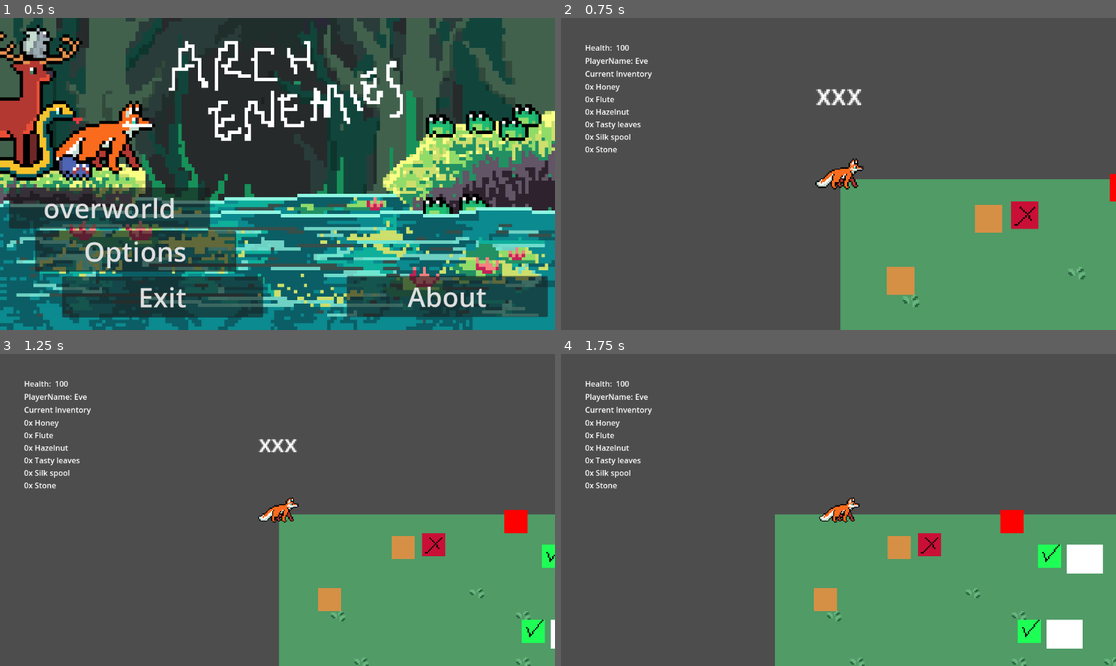
Above: before the commit, frames 1-4 (two rows, left to right).
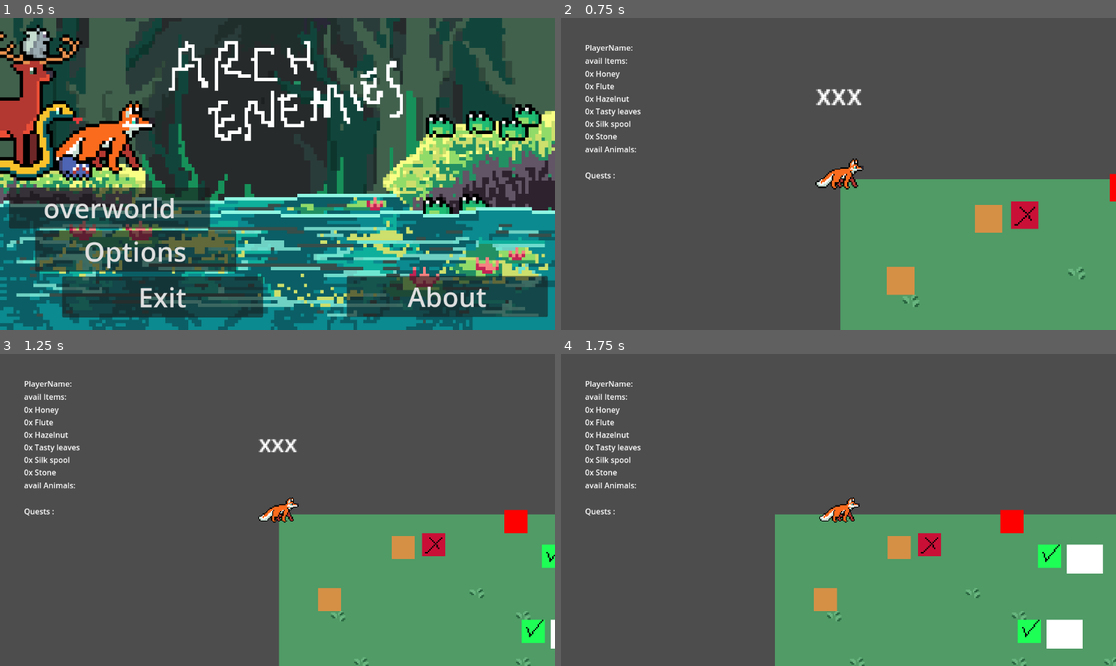
Above: after the commit, the same moments.

Repository: mango-gremlin/arch-enemies
Game: Godot game, scene res://overworld/ui/main_menu/main_menu.tscn
Same seed, same stepped clock (60 frames per second), same inputs: the game is played once before the commit and once after it.
Inputs (mouse positions are in pixels of both pictures, inside the frame that each line leads up to):
- Up to frame 1 (0.5 s): no input
- Up to frame 2 (0.75 s): click "overworld" at 0.5 s
- Up to frame 3 (1.25 s): no input
- Up to frame 4 (1.75 s): tap Enter at 1.25 s; move the mouse to (960, 494) at 1.27 s; hold D (move_right) from 1.28 s (still down); tap Q (use_item) at 1.35 s; tap Space (jump) at 1.52 s

Frame 1 is identical in both runs. In frame 2, 1.0% of the frame differs, in the area x 4-17%, y 8-52%; in frame 3, 1.0%; in frame 4, 1.0%.

Commit message:
update overworld_ui, add markers in code to rework

Diff:
--- a/Arch-enemies/overworld/entities/Player/Player.gd
+++ b/Arch-enemies/overworld/entities/Player/Player.gd
@@ -1,5 +1,7 @@
 extends CharacterBody2D
 
+# --- /
+# -- / defining usage of signals
 signal updated_inventory(new_inventory)
 signal saved_player()
 
@@ -14,15 +16,8 @@
 # -- / player states
 
 # Array to hold the players useable items
+# FIXME --> singleton conversion!
 @onready var inventory:Dictionary = Item.init_items()
-
-# Array to hold hte players progess in the world
-# used to check whether the user can traverse a certain region
-# here each item is of type INT denoting the LEVEL-ID
-#@onready var bridges_built:Array[int] = []
-
-
-
 
 # collects all interactions that we currently have
 # Queue-like structure
@@ -39,9 +34,7 @@
 func _physics_process(delta):
 	player_movement(delta)
 	# checking for interaction in world
-	# debugging
 	check_input()
-	#update_interactionLabel()
 
 
 func player_movement(delta):
@@ -74,15 +67,12 @@
 # --- structure interaction areas
 # -----
 
-
 func _on_interactionarea_area_entered(area):
 	# we enter a new interaction into our list
 	all_interactions.insert(0,area)
 
-
 func _on_interactionarea_area_exited(area):
 	all_interactions.erase(area)
-
 
 # function denoting how to interact with a given interaction in stack
 func execute_interaction():
@@ -148,7 +138,6 @@
 	if Input.is_action_just_pressed("interact_overworld"):
 		execute_interaction()
 	if Input.is_action_just_pressed("use_item"):
-		#use_item()
 		# FIXME debugging dialogue  --> resetting is_in_dialogue
 		# TODO handled in Dialogue-System instead
 		SingletonPlayer.exit_dialogue()
--- a/Arch-enemies/overworld/ui/overworld_ui/overworld_ui.gd
+++ b/Arch-enemies/overworld/ui/overworld_ui/overworld_ui.gd
@@ -2,20 +2,16 @@
 
 class_name OverWorldUI
 
-@onready var health_label = $Control/MarginContainer/VBoxContainer/HBoxContainer/Health
 @onready var playername_label = $Control/MarginContainer/VBoxContainer/HBoxContainer2/PlayerName
-@onready var quest_label = $Control/MarginContainer/VBoxContainer/HBoxContainer3/VBoxContainer/QuestList
+@onready var item_list_label = $Control/MarginContainer/VBoxContainer/HBoxContainer3/VBoxContainer/item_list
+@onready var animal_list_label = $Control/MarginContainer/VBoxContainer/HBoxContainer4/VBoxContainer/animal_list
+@onready var quest_list_label = $Control/MarginContainer/VBoxContainer/HBoxContainer5/VBoxContainer/quest_list
 
 var player_inventory:Dictionary = {}:
 	set(newDict):
 		# if a new array was given, we update its value, also the label
 		player_inventory = newDict
 		_update_inventory_label()
-
-var current_health:int = 100:
-	set(updatedHealth):
-		current_health = updatedHealth
-		_update_health_label()
 
 func _update_inventory_label():
 	# iterate over item
@@ -29,23 +25,20 @@
 		var item_name = selected_item.obtain_name()
 		#var item_description = selected_item.obtain_item_description()
 		newString += str(item_amount) + "x " + str(item_name) + "\n"
-	quest_label.text = newString
-
-func _update_health_label():
-	health_label.text = str(current_health)
+	item_list_label.text = newString
 
 # Called when the node enters the scene tree for the first time.
 func _ready():
-	# initializing UI accordingly
-	_update_health_label()
-	# not sure whether we should call  and always set this here?
-	playername_label.text = "Eve"
 
+	# initialize ui
 	_update_inventory_label()
 
 
 # Called every frame. 'delta' is the elapsed time since the previous frame.
 func _process(delta):
+	#FIXME use to update UI every frame?
+	# --> might be too much work for nothing,
+	# instead -> only update whenever inventory changed!
 	pass
 
 
--- a/Arch-enemies/overworld/ui/overworld_ui/overworld_ui.tscn
+++ b/Arch-enemies/overworld/ui/overworld_ui/overworld_ui.tscn
@@ -29,17 +29,6 @@
 layout_mode = 2
 size_flags_vertical = 0
 
-[node name="HBoxContainer" type="HBoxContainer" parent="Control/MarginContainer/VBoxContainer"]
-layout_mode = 2
-
-[node name="Health_Descriptor" type="Label" parent="Control/MarginContainer/VBoxContainer/HBoxContainer"]
-layout_mode = 2
-text = "Health: "
-
-[node name="Health" type="Label" parent="Control/MarginContainer/VBoxContainer/HBoxContainer"]
-unique_name_in_owner = true
-layout_mode = 2
-
 [node name="HBoxContainer2" type="HBoxContainer" parent="Control/MarginContainer/VBoxContainer"]
 layout_mode = 2
 
@@ -57,9 +46,35 @@
 [node name="VBoxContainer" type="VBoxContainer" parent="Control/MarginContainer/VBoxContainer/HBoxContainer3"]
 layout_mode = 2
 
-[node name="Quest_Descriptor" type="Label" parent="Control/MarginContainer/VBoxContainer/HBoxContainer3/VBoxContainer"]
+[node name="item_descriptor" type="Label" parent="Control/MarginContainer/VBoxContainer/HBoxContainer3/VBoxContainer"]
 layout_mode = 2
-text = "Current Inventory"
+text = "avail Items: "
 
-[node name="QuestList" type="Label" parent="Control/MarginContainer/VBoxContainer/HBoxContainer3/VBoxContainer"]
+[node name="item_list" type="Label" parent="Control/MarginContainer/VBoxContainer/HBoxContainer3/VBoxContainer"]
 layout_mode = 2
+
+[node name="HBoxContainer4" type="HBoxContainer" parent="Control/MarginContainer/VBoxContainer"]
+layout_mode = 2
+
+[node name="VBoxContainer" type="VBoxContainer" parent="Control/MarginContainer/VBoxContainer/HBoxContainer4"]
+layout_mode = 2
+
+[node name="animal_descriptor" type="Label" parent="Control/MarginContainer/VBoxContainer/HBoxContainer4/VBoxContainer"]
+layout_mode = 2
+text = "avail Animals:"
+
+[node name="animal_list" type="Label" parent="Control/MarginContainer/VBoxContainer/HBoxContainer4/VBoxContainer"]
+layout_mode = 2
+
+[node name="HBoxContainer5" type="HBoxContainer" parent="Control/MarginContainer/VBoxContainer"]
+layout_mode = 2
+
+[node name="VBoxContainer" type="VBoxContainer" parent="Control/MarginContainer/VBoxContainer/HBoxContainer5"]
+layout_mode = 2
+
+[node name="quest_descriptor" type="Label" parent="Control/MarginContainer/VBoxContainer/HBoxContainer5/VBoxContainer"]
+layout_mode = 2
+text = "Quests :"
+
+[node name="quest_list" type="Label" parent="Control/MarginContainer/VBoxContainer/HBoxContainer5/VBoxContainer"]
+layout_mode = 2
--- a/Arch-enemies/singleton_scripts/singleton_player.gd
+++ b/Arch-enemies/singleton_scripts/singleton_player.gd
@@ -5,6 +5,14 @@
 # - represent the player within the woorld
 # - track progress of game
 # - user profiles
+
+# --- /
+# -- / Player management
+
+@onready var player_coordinate:Vector2 = Vector2.ZERO
+
+func set_player_coord(new_coordinate:Vector2):
+	player_coordinate = new_coordinate
 
 # --- /
 # -- / Item management
@@ -62,6 +70,7 @@
 	1 : [1,0],
 	2 : [2],
 }
+
 
 # --- /
 # -- / NPC interaction management
